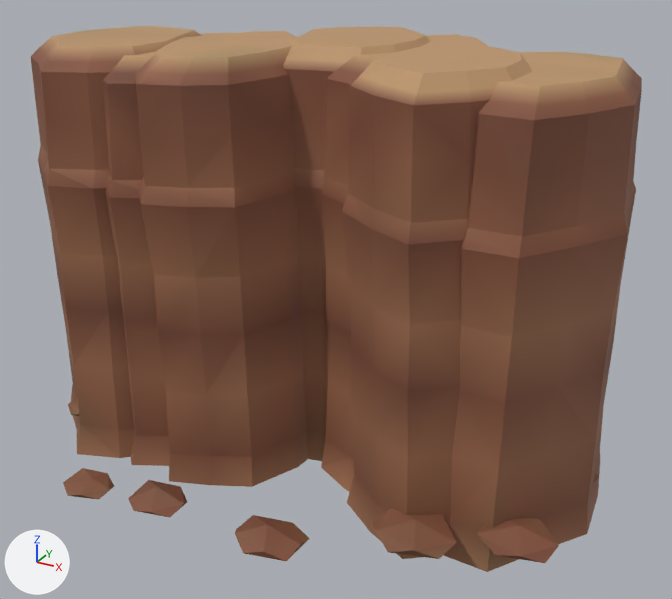
What one commit did to the glTF model game/assets/nature/biome/mesa_sandstone.glb.
Camera for both pictures: a 50 mm lens placed at (9.61, -17.01, 11.54), pointed at (0.38, -0.23, 3.15). The lights are fixed; the arrows at lower left show +X, +Y and +Z. The picture after the commit comes second. Vertices at exactly the same position are counted once.

Objects in the first picture: 'mesa_sandstone'.
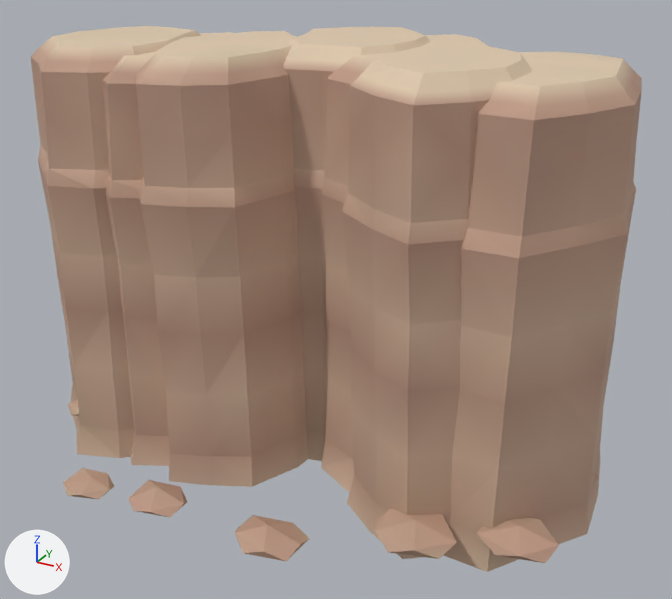
The change in detail:
me_mesa_sandstone has 1106 vertices, 2057 faces and spans x -6.67..6.46, y -5.67..5.43, z -0.7..8.75.
me_mesa_sandstone is used by ob_mesa_sandstone; location (0.1, 0.12, 0.0).
me_mesa_sandstone part 1: 2057 faces centred in x -6.61..6.39, y -5.6..5.35, z -0.47..8.75 are repainted in the vertex colours; the middle colour goes from brown #88573e to beige #c19e87.

What differs and where, as boxes (x1, y1, x2, y2) in the pictures (672 x 599 px):
part 1 of me_mesa_sandstone, recoloured (brown to beige): (31, 26, 642, 572) in both
